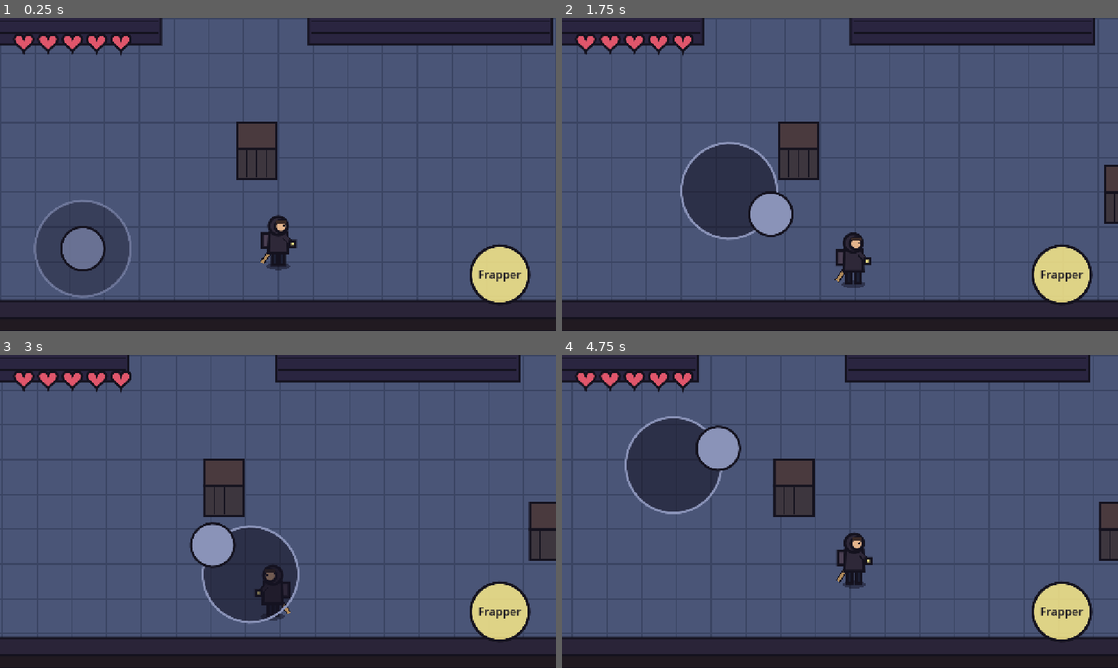
Above: before the commit, frames 1-4 (two rows, left to right).
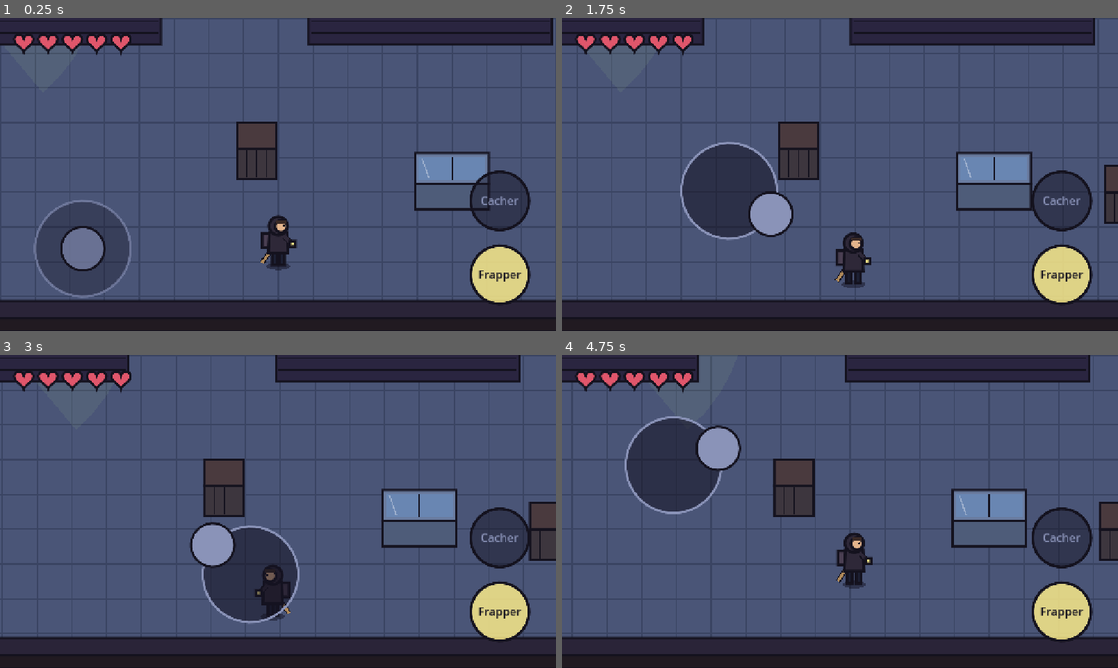
Above: after the commit, the same moments.

Repository: Krocky/zombie-escape
Game: Godot game, scene res://scenes/niveau.tscn
Same seed, same stepped clock (60 frames per second), same inputs: the game is played once before the commit and once after it.
Inputs (mouse positions are in pixels of both pictures, inside the frame that each line leads up to):
- Up to frame 1 (0.25 s): no input
- Up to frame 2 (1.75 s): tap Enter at 0.5 s; move the mouse to (962, 158) at 0.52 s; click (962, 158) at 0.67 s; tap Space at 1.25 s; drag from (728, 190) to (812, 237) at 1.27 s
- Up to frame 3 (3 s): move the mouse to (333, 442) at 2.02 s; click (333, 442) at 2.17 s; drag from (250, 574) to (111, 464) at 2.77 s
- Up to frame 4 (4.75 s): move the mouse to (1006, 558) at 3.52 s; click (1006, 558) at 3.67 s; tap Enter at 4.25 s; drag from (673, 464) to (756, 433) at 4.27 s

The runs differ from the first frame. In frame 1, 3.1% of the frame differs, in the area x 74-96%, y 42-69%; in frame 2, 3.2%; in frame 3, 3.2%; in frame 4, 3.2%, in the area x 70-96%, y 42-69%.

Commit message:
Lot 1 étape (d) : cachettes, vue en cône, bruit et recherche des zombies
Co-Authored-By: Claude Opus 5.5 <noreply@anthropic.com>
Claude-Session: https://claude.ai/code/session_01HtEy4yENqrimfXArnMF98u

Diff:
--- a/data/palette.gd
+++ b/data/palette.gd
@@ -39,6 +39,8 @@
 const ZOMBIE_TSHIRT := Color("5a5266")
 const ZOMBIE_PANTALON := Color("2c3044")
 const ZOMBIE_YEUX := Color("f2e6a0")
+const ZOMBIE_VUE := Color(0.56, 0.69, 0.54, 0.13)          # cône de vue calme
+const ZOMBIE_VUE_ALERTE := Color(0.88, 0.34, 0.42, 0.16)   # cône de vue en poursuite
 
 # Interface
 const UI_FOND := Color(0.08, 0.07, 0.13, 0.55)
--- a/data/reglages.gd
+++ b/data/reglages.gd
@@ -8,6 +8,13 @@
 const HEROS_PV := 5                   # nombre de cœurs du héros
 const HEROS_INVULNERABLE := 1.0       # secondes où il ne prend plus de coup après avoir été touché
 const HEROS_RECUL := 400.0            # force du recul quand un zombie le touche
+
+# --- Bruit (les zombies entendent jusqu'à cette distance) ---
+const BRUIT_PAS := 130.0              # bruit des pas quand le héros marche
+const BRUIT_ATTAQUE := 450.0          # bruit d'un coup de batte
+
+# --- Cachettes ---
+const CACHETTE_PORTEE := 70.0         # distance pour pouvoir se cacher
 
 # --- Attaque du héros (batte) ---
 const ATTAQUE_DEGATS := 1             # cœurs enlevés au zombie à chaque coup
@@ -30,9 +37,11 @@
 const ZOMBIE_RAPIDE_DEGATS := 1
 
 # --- Tous les zombies ---
-const ZOMBIE_DISTANCE_DETECTION := 350.0   # à cette distance, le zombie te repère
-const ZOMBIE_DISTANCE_ABANDON := 600.0     # plus loin que ça, il commence à t'oublier
-const ZOMBIE_DELAI_ABANDON := 2.0          # secondes loin de lui avant qu'il abandonne
+const ZOMBIE_VUE_DISTANCE := 380.0             # jusqu'où il voit quand il se promène
+const ZOMBIE_VUE_DISTANCE_POURSUITE := 600.0   # jusqu'où il voit quand il te poursuit
+const ZOMBIE_VUE_ANGLE := 100.0                # largeur du cône de vue, en degrés
+const ZOMBIE_DELAI_ABANDON := 2.0              # secondes sans te voir avant de te chercher
+const ZOMBIE_DELAI_RECHERCHE := 3.0            # secondes à te chercher avant de repartir
 const ZOMBIE_PORTEE_CONTACT := 45.0       # distance à laquelle il te touche
 const ZOMBIE_DELAI_DEGATS := 1.0          # secondes entre deux coups du même zombie
 const ZOMBIE_RECUL := 350.0               # force du recul quand tu le frappes
--- /dev/null
+++ b/scenes/cachette.tscn
@@ -0,0 +1,6 @@
+[gd_scene load_steps=2 format=3]
+
+[ext_resource type="Script" path="res://scripts/cachette.gd" id="1_cachette"]
+
+[node name="Cachette" type="StaticBody2D" groups=["cachettes"]]
+script = ExtResource("1_cachette")
--- a/scenes/heros.tscn
+++ b/scenes/heros.tscn
@@ -6,6 +6,8 @@
 radius = 14.0
 
 [node name="Heros" type="CharacterBody2D"]
+collision_layer = 2
+collision_mask = 5
 motion_mode = 1
 script = ExtResource("1_heros")
 
--- a/scenes/hud.tscn
+++ b/scenes/hud.tscn
@@ -25,4 +25,19 @@
 grow_vertical = 0
 texte = "Frapper"
 
+[node name="BoutonCacher" parent="." instance=ExtResource("3_bouton")]
+anchors_preset = 3
+anchor_left = 1.0
+anchor_top = 1.0
+anchor_right = 1.0
+anchor_bottom = 1.0
+offset_left = -200.0
+offset_top = -370.0
+offset_right = -60.0
+offset_bottom = -230.0
+grow_horizontal = 0
+grow_vertical = 0
+texte = "Cacher"
+actif = false
+
 [node name="JaugePV" parent="." instance=ExtResource("4_jauge")]
--- a/scenes/niveau.tscn
+++ b/scenes/niveau.tscn
@@ -1,15 +1,17 @@
-[gd_scene load_steps=6 format=3]
+[gd_scene load_steps=7 format=3]
 
 [ext_resource type="Script" path="res://scripts/niveau.gd" id="1_niveau"]
 [ext_resource type="PackedScene" path="res://scenes/mur.tscn" id="2_mur"]
 [ext_resource type="PackedScene" path="res://scenes/heros.tscn" id="3_heros"]
 [ext_resource type="PackedScene" path="res://scenes/hud.tscn" id="4_hud"]
 [ext_resource type="PackedScene" path="res://scenes/zombie.tscn" id="5_zombie"]
+[ext_resource type="PackedScene" path="res://scenes/cachette.tscn" id="6_cachette"]
 
 [node name="Niveau" type="Node2D"]
 script = ExtResource("1_niveau")
 
 [node name="Monde" type="Node2D" parent="."]
+z_index = 1
 y_sort_enabled = true
 
 [node name="MurHaut" parent="Monde" instance=ExtResource("2_mur")]
@@ -96,6 +98,18 @@
 hauteur = 70.0
 style = 2
 
+[node name="Carton1" parent="Monde" instance=ExtResource("6_cachette")]
+position = Vector2(1000, 480)
+
+[node name="Carton2" parent="Monde" instance=ExtResource("6_cachette")]
+position = Vector2(250, 870)
+
+[node name="Congelateur" parent="Monde" instance=ExtResource("6_cachette")]
+position = Vector2(1600, 1320)
+style = 1
+taille = Vector2(170, 70)
+hauteur = 60.0
+
 [node name="Heros" parent="Monde" instance=ExtResource("3_heros")]
 position = Vector2(1200, 1450)
 
--- a/scenes/zombie.tscn
+++ b/scenes/zombie.tscn
@@ -6,9 +6,14 @@
 radius = 16.0
 
 [node name="Zombie" type="CharacterBody2D" groups=["zombies"]]
+collision_layer = 4
+collision_mask = 7
 motion_mode = 1
 script = ExtResource("1_zombie")
 
 [node name="CollisionShape2D" type="CollisionShape2D" parent="."]
 position = Vector2(0, -8)
 shape = SubResource("CircleShape2D_pieds")
+
+[node name="Cone" type="Node2D" parent="."]
+z_index = -1
--- a/scripts/bouton_tactile.gd
+++ b/scripts/bouton_tactile.gd
@@ -3,7 +3,10 @@
 
 signal appuye
 
-@export var texte := "Bouton"
+@export var texte := "Bouton":
+	set(valeur):
+		texte = valeur
+		queue_redraw()
 @export var couleur := Color.WHITE
 ## Un bouton inactif est grisé et ne réagit pas.
 @export var actif := true:
--- /dev/null
+++ b/scripts/cachette.gd
@@ -0,0 +1,72 @@
+extends StaticBody2D
+## Une cachette (carton ou congélateur). Le héros s'y cache tout près.
+## position = milieu du bord bas de l'emprise au sol.
+
+enum Style { CARTON, CONGELATEUR }
+
+@export var style := Style.CARTON
+@export var taille := Vector2(110, 70)   # emprise au sol (collision)
+@export var hauteur := 70.0              # hauteur de la face avant dessinée
+
+var _occupee := false
+var _temps := 0.0
+
+
+## Distance entre un point et le bord de la cachette (0 si dedans).
+func distance_a(point: Vector2) -> float:
+	var emprise := Rect2(global_position + Vector2(-taille.x / 2.0, -taille.y), taille)
+	var proche := point.clamp(emprise.position, emprise.end)
+	return point.distance_to(proche)
+
+
+func occuper(occupee: bool) -> void:
+	_occupee = occupee
+	queue_redraw()
+
+
+func _ready() -> void:
+	var forme := RectangleShape2D.new()
+	forme.size = taille
+	var collision := CollisionShape2D.new()
+	collision.shape = forme
+	collision.position = Vector2(0, -taille.y / 2.0)
+	add_child(collision)
+
+
+func _process(delta: float) -> void:
+	if _occupee:
+		_temps += delta
+		queue_redraw()
+
+
+func _draw() -> void:
+	var gauche := -taille.x / 2.0
+	var r_face := Rect2(gauche, -hauteur, taille.x, hauteur)
+	var r_dessus := Rect2(gauche, -taille.y - hauteur, taille.x, taille.y)
+	if style == Style.CARTON:
+		Dessin.rect(self, r_face, Palette.CARTON_FACE)
+		Dessin.rect(self, r_dessus, Palette.CARTON)
+		# Scotch sur le dessus
+		draw_rect(Rect2(-6, r_dessus.position.y + 2, 12, taille.y - 4), Palette.LAMPE_DOUCE * Color(1, 1, 1, 0.6))
+		if _occupee:
+			# Le rabat est entrouvert : on voit deux yeux qui regardent
+			Dessin.rect(self, Rect2(gauche + 14, r_dessus.position.y - 6, taille.x - 28, 18), Palette.CONTOUR, false)
+			_yeux(Vector2(0, r_dessus.position.y + 3))
+	else:
+		Dessin.rect(self, r_face, Palette.CONGELATEUR_FACE)
+		Dessin.rect(self, r_dessus, Palette.CONGELATEUR)
+		# Couvercle vitré en deux parties
+		var vitre := r_dessus.grow(-8)
+		draw_rect(vitre, Palette.FENETRE * Color(1, 1, 1, 0.5))
+		draw_line(Vector2(0, vitre.position.y), Vector2(0, vitre.end.y), Palette.CONTOUR, 3.0)
+		draw_line(vitre.position + Vector2(8, 4), vitre.position + Vector2(24, vitre.size.y - 4), Color(1, 1, 1, 0.35), 3.0)
+		if _occupee:
+			_yeux(vitre.get_center() + Vector2(-taille.x / 4.0, 0))
+
+
+func _yeux(centre: Vector2) -> void:
+	# Le héros jette des coups d'œil à gauche et à droite
+	var regard := sin(_temps * 1.5) * 2.0
+	for dx in [-7.0, 7.0]:
+		draw_circle(centre + Vector2(dx, 0), 5.0, Palette.UI_TEXTE)
+		draw_circle(centre + Vector2(dx + regard, 0), 2.2, Palette.CONTOUR)
--- a/scripts/heros.gd
+++ b/scripts/heros.gd
@@ -6,6 +6,8 @@
 signal attaque(origine: Vector2, sens: Vector2)
 signal pv_change(pv: int, pv_max: int)
 signal mort
+## Le héros fait du bruit (pas, coups) : le niveau prévient les zombies.
+signal bruit(origine: Vector2, rayon: float)
 
 const DUREE_COUP := 0.2
 
@@ -17,6 +19,8 @@
 var _invulnerable := 0.0
 var _recharge_attaque := 0.0
 var _coup := 0.0   # temps restant de l'animation de coup de batte
+var _cache := false
+var _temps_pas := 0.0
 
 
 func _ready() -> void:
@@ -30,16 +34,30 @@
 
 ## Appelé par le niveau quand on appuie sur Frapper.
 func attaquer() -> void:
-	if _pv <= 0 or _recharge_attaque > 0.0:
+	if _pv <= 0 or _cache or _recharge_attaque > 0.0:
 		return
 	_recharge_attaque = Reglages.ATTAQUE_DELAI
 	_coup = DUREE_COUP
 	attaque.emit(global_position, Vector2(-1 if _regarde_gauche else 1, 0))
+	bruit.emit(global_position, Reglages.BRUIT_ATTAQUE)
+
+
+## Appelé par le niveau : le héros entre dans une cachette (invisible, immobile, silencieux).
+func se_cacher() -> void:
+	_cache = true
+	visible = false
+	collision_layer = 0
+
+
+func sortir_cachette() -> void:
+	_cache = false
+	visible = true
+	collision_layer = 2
 
 
 ## Appelé par le niveau quand un zombie touche le héros.
 func recevoir_degats(degats: int, depuis: Vector2) -> void:
-	if _pv <= 0 or _invulnerable > 0.0:
+	if _pv <= 0 or _cache or _invulnerable > 0.0:
 		return
 	_pv = maxi(_pv - degats, 0)
 	_invulnerable = Reglages.HEROS_INVULNERABLE
@@ -63,13 +81,18 @@
 	_invulnerable = maxf(_invulnerable - delta, 0.0)
 	_recharge_attaque = maxf(_recharge_attaque - delta, 0.0)
 	_coup = maxf(_coup - delta, 0.0)
-	var direction := _direction if _pv > 0 else Vector2.ZERO
+	var direction := _direction if _pv > 0 and not _cache else Vector2.ZERO
+	# Bruit des pas, à intervalles réguliers quand il marche
+	_temps_pas -= delta
+	if direction != Vector2.ZERO and _temps_pas <= 0.0:
+		_temps_pas = 0.4
+		bruit.emit(global_position, Reglages.BRUIT_PAS)
 	velocity = direction * Reglages.HEROS_VITESSE + _recul
 	_recul = _recul.move_toward(Vector2.ZERO, 2000.0 * delta)
 	move_and_slide()
-	if absf(_direction.x) > 0.1:
-		_regarde_gauche = _direction.x < 0.0
-	if _direction != Vector2.ZERO:
+	if absf(direction.x) > 0.1:
+		_regarde_gauche = direction.x < 0.0
+	if direction != Vector2.ZERO:
 		_temps += delta
 	else:
 		_temps = 0.0
--- a/scripts/hud.gd
+++ b/scripts/hud.gd
@@ -3,13 +3,23 @@
 
 signal deplacement(direction: Vector2)
 signal attaque
+signal cacher
 
 
 func _ready() -> void:
 	$Joystick.direction_changee.connect(deplacement.emit)
 	$BoutonAttaquer.couleur = Palette.LAMPE
 	$BoutonAttaquer.appuye.connect(attaque.emit)
+	$BoutonCacher.couleur = Palette.CONGELATEUR
+	$BoutonCacher.appuye.connect(cacher.emit)
 
 
 func afficher_pv(pv: int, pv_max: int) -> void:
 	$JaugePV.afficher(pv, pv_max)
+
+
+## Le bouton Cacher n'est actif que près d'une cachette (ou pour en sortir).
+func etat_cachette(proche: bool, cache: bool) -> void:
+	$BoutonCacher.actif = proche or cache
+	$BoutonCacher.texte = "Sortir" if cache else "Cacher"
+	$BoutonAttaquer.actif = not cache
--- a/scripts/niveau.gd
+++ b/scripts/niveau.gd
@@ -6,6 +6,8 @@
 
 
 var _heros_mort := false
+var _cachette_proche: Node2D = null
+var _cachette_occupee: Node2D = null
 
 @onready var _heros := $Monde/Heros
 
@@ -16,6 +18,8 @@
 	_heros.attaque.connect(_sur_attaque)
 	_heros.pv_change.connect($HUD.afficher_pv)
 	_heros.mort.connect(_sur_mort)
+	_heros.bruit.connect(_sur_bruit)
+	$HUD.cacher.connect(_sur_cacher)
 	_heros.regler_limites_camera(Rect2(Vector2.ZERO, TAILLE))
 	for zombie in get_tree().get_nodes_in_group("zombies"):
 		zombie.touche_heros.connect(_heros.recevoir_degats)
@@ -23,9 +27,35 @@
 
 func _physics_process(_delta: float) -> void:
 	# Chaque zombie connaît la position du héros (il décide lui-même s'il le voit).
-	var position_heros: Vector2 = Vector2.INF if _heros_mort else _heros.global_position
+	var detectable := not _heros_mort and _cachette_occupee == null
 	for zombie in get_tree().get_nodes_in_group("zombies"):
-		zombie.connaitre_position_heros(position_heros)
+		zombie.connaitre_heros(_heros.global_position, detectable)
+	# Cachette la plus proche, à portée
+	_cachette_proche = null
+	if not _heros_mort:
+		var meilleure := Reglages.CACHETTE_PORTEE
+		for cachette in get_tree().get_nodes_in_group("cachettes"):
+			var d: float = cachette.distance_a(_heros.global_position)
+			if d <= meilleure:
+				meilleure = d
+				_cachette_proche = cachette
+	$HUD.etat_cachette(_cachette_proche != null, _cachette_occupee != null)
+
+
+func _sur_cacher() -> void:
+	if _cachette_occupee:
+		_cachette_occupee.occuper(false)
+		_cachette_occupee = null
+		_heros.sortir_cachette()
+	elif _cachette_proche and not _heros_mort:
+		_cachette_occupee = _cachette_proche
+		_cachette_occupee.occuper(true)
+		_heros.se_cacher()
+
+
+func _sur_bruit(origine: Vector2, rayon: float) -> void:
+	for zombie in get_tree().get_nodes_in_group("zombies"):
+		zombie.entendre(origine, rayon)
 
 
 ## La batte touche les zombies proches, devant le héros (ou juste au-dessus/en dessous).
--- a/scripts/zombie.gd
+++ b/scripts/zombie.gd
@@ -1,13 +1,16 @@
 extends CharacterBody2D
-## Un zombie : il patrouille, poursuit le héros s'il le repère, puis abandonne.
-## Le niveau lui donne la position du héros (connaitre_position_heros).
+## Un zombie : il patrouille, voit le héros dans son cône de vue, entend le bruit,
+## poursuit, cherche là où il l'a perdu, puis retourne patrouiller.
+## Le niveau lui donne la position du héros (connaitre_heros) et les bruits (entendre).
 ## Origine = aux pieds (tri par Y).
 
 ## Le zombie touche le héros : le niveau transmet les dégâts.
 signal touche_heros(degats: int, depuis: Vector2)
 
 enum Type { LENT, RAPIDE }
-enum Etat { PATROUILLE, POURSUITE, RETOUR }
+enum Etat { PATROUILLE, POURSUITE, CHERCHE, RETOUR }
+
+const MASQUE_DECOR := 1   # couche physique des murs et cachettes (bloquent la vue)
 
 @export var type := Type.LENT
 ## Point de patrouille, relatif à la position de départ : il fait l'aller-retour.
@@ -16,9 +19,12 @@
 var _etat := Etat.PATROUILLE
 var _depart := Vector2.ZERO
 var _vers_bout := true
-var _position_heros := Vector2.INF
-var _temps_loin := 0.0
-var _regarde_gauche := false
+var _position_heros := Vector2.ZERO
+var _heros_detectable := false
+var _point_recherche := Vector2.ZERO   # là où il a vu ou entendu le héros pour la dernière fois
+var _temps_sans_voir := 0.0
+var _temps_recherche := 0.0
+var _regard := Vector2.RIGHT           # direction du regard (cône de vue)
 var _temps := 0.0
 var _pv := 1
 var _recul := Vector2.ZERO
@@ -28,13 +34,28 @@
 var _disparition := 0.0   # > 0 : le zombie est battu et disparaît
 
 
-func connaitre_position_heros(position_heros: Vector2) -> void:
+## detectable = faux quand le héros est caché ou K.O.
+func connaitre_heros(position_heros: Vector2, detectable: bool) -> void:
 	_position_heros = position_heros
+	_heros_detectable = detectable
+
+
+## Un bruit a été fait en « origine » ; il porte jusqu'à « rayon ».
+func entendre(origine: Vector2, rayon: float) -> void:
+	if _disparition > 0.0 or _etat == Etat.POURSUITE:
+		return
+	if global_position.distance_to(origine) <= rayon:
+		_point_recherche = origine
+		_changer_etat(Etat.CHERCHE)
 
 
 func _ready() -> void:
 	_depart = global_position
 	_pv = Reglages.ZOMBIE_LENT_PV if type == Type.LENT else Reglages.ZOMBIE_RAPIDE_PV
+	if patrouille != Vector2.ZERO:
+		_regard = patrouille.normalized()
+	# Le cône est dessiné sur un enfant placé sous les personnages et le décor
+	$Cone.draw.connect(_dessiner_cone)
 
 
 ## Appelé par le niveau quand la batte du héros le touche.
@@ -45,6 +66,8 @@
 	_recul = depuis.direction_to(global_position) * Reglages.ZOMBIE_RECUL
 	_etourdi = Reglages.ZOMBIE_ETOURDI
 	_flash = 0.15
+	_point_recherche = depuis
+	_regard = global_position.direction_to(depuis)
 	_changer_etat(Etat.POURSUITE)
 	if _pv <= 0:
 		# Battu : il tombe et disparaît en fumée (pas de gore)
@@ -58,9 +81,31 @@
 
 
 func _vitesse() -> float:
+	var poursuite := _etat == Etat.POURSUITE or _etat == Etat.CHERCHE
 	if type == Type.LENT:
-		return Reglages.ZOMBIE_LENT_VITESSE if _etat == Etat.POURSUITE else Reglages.ZOMBIE_LENT_VITESSE_PATROUILLE
-	return Reglages.ZOMBIE_RAPIDE_VITESSE if _etat == Etat.POURSUITE else Reglages.ZOMBIE_RAPIDE_VITESSE_PATROUILLE
+		return Reglages.ZOMBIE_LENT_VITESSE if poursuite else Reglages.ZOMBIE_LENT_VITESSE_PATROUILLE
+	return Reglages.ZOMBIE_RAPIDE_VITESSE if poursuite else Reglages.ZOMBIE_RAPIDE_VITESSE_PATROUILLE
+
+
+func _portee_vue() -> float:
+	return Reglages.ZOMBIE_VUE_DISTANCE_POURSUITE if _etat == Etat.POURSUITE else Reglages.ZOMBIE_VUE_DISTANCE
+
+
+## Le zombie voit-il le héros ? Dans le cône, assez près, et pas caché derrière un mur.
+func _voit_heros() -> bool:
+	if not _heros_detectable:
+		return false
+	var vers_heros := _position_heros - global_position
+	var distance := vers_heros.length()
+	if distance > _portee_vue():
+		return false
+	var dans_cone := distance < Reglages.ZOMBIE_PORTEE_CONTACT * 1.5 \
+		or rad_to_deg(absf(_regard.angle_to(vers_heros))) <= Reglages.ZOMBIE_VUE_ANGLE / 2.0
+	if not dans_cone:
+		return false
+	var rayon := PhysicsRayQueryParameters2D.create(
+		global_position + Vector2(0, -8), _position_heros + Vector2(0, -8), MASQUE_DECOR, [get_rid()])
+	return get_world_2d().direct_space_state.intersect_ray(rayon).is_empty()
 
 
 func _physics_process(delta: float) -> void:
@@ -68,32 +113,47 @@
 	if _disparition > 0.0:
 		_disparition -= delta
 		queue_redraw()
+		$Cone.visible = false
 		if _disparition <= 0.0:
 			queue_free()
 		return
 	_etourdi = maxf(_etourdi - delta, 0.0)
 	_delai_coup = maxf(_delai_coup - delta, 0.0)
-	var distance_heros := global_position.distance_to(_position_heros)
+
+	var voit := _voit_heros()
+	if voit:
+		_point_recherche = _position_heros
+		if _etat != Etat.POURSUITE:
+			_changer_etat(Etat.POURSUITE)
+
 	var cible := global_position
 	match _etat:
-		Etat.PATROUILLE, Etat.RETOUR:
-			if distance_heros < Reglages.ZOMBIE_DISTANCE_DETECTION:
-				_changer_etat(Etat.POURSUITE)
-			elif _etat == Etat.RETOUR:
-				cible = _depart
-				if global_position.distance_to(_depart) < 10.0:
-					_changer_etat(Etat.PATROUILLE)
-			else:
-				cible = _depart + patrouille if _vers_bout else _depart
-				if global_position.distance_to(cible) < 10.0:
-					_vers_bout = not _vers_bout
+		Etat.PATROUILLE:
+			cible = _depart + patrouille if _vers_bout else _depart
+			if global_position.distance_to(cible) < 10.0:
+				_vers_bout = not _vers_bout
 		Etat.POURSUITE:
-			cible = _position_heros
-			_temps_loin = _temps_loin + delta if distance_heros > Reglages.ZOMBIE_DISTANCE_ABANDON else 0.0
-			if _temps_loin > Reglages.ZOMBIE_DELAI_ABANDON:
+			# Il fonce vers le héros, ou vers l'endroit où il l'a vu pour la dernière fois
+			cible = _point_recherche
+			_temps_sans_voir = 0.0 if voit else _temps_sans_voir + delta
+			if not voit and (_temps_sans_voir > Reglages.ZOMBIE_DELAI_ABANDON or global_position.distance_to(cible) < 10.0):
+				_changer_etat(Etat.CHERCHE)
+		Etat.CHERCHE:
+			# Il va voir, puis regarde autour de lui un moment
+			cible = _point_recherche
+			if global_position.distance_to(cible) < 10.0 or get_slide_collision_count() > 0 and velocity.length() < 5.0:
+				cible = global_position
+				_temps_recherche += delta
+				_regard = _regard.rotated(sin(_temps_recherche * 2.0) * 2.5 * delta)
+			if _temps_recherche > Reglages.ZOMBIE_DELAI_RECHERCHE:
 				_changer_etat(Etat.RETOUR)
-
-	if _etat == Etat.POURSUITE and distance_heros < Reglages.ZOMBIE_PORTEE_CONTACT and _delai_coup == 0.0 and _etourdi == 0.0:
+		Etat.RETOUR:
+			cible = _depart
+			if global_position.distance_to(_depart) < 10.0:
+				_changer_etat(Etat.PATROUILLE)
+
+	if voit and global_position.distance_to(_position_heros) < Reglages.ZOMBIE_PORTEE_CONTACT \
+			and _delai_coup == 0.0 and _etourdi == 0.0:
 		_delai_coup = Reglages.ZOMBIE_DELAI_DEGATS
 		touche_heros.emit(_degats(), global_position)
 
@@ -103,19 +163,21 @@
 	velocity = direction * _vitesse() + _recul
 	_recul = _recul.move_toward(Vector2.ZERO, 2000.0 * delta)
 	move_and_slide()
-	if absf(direction.x) > 0.1:
-		_regarde_gauche = direction.x < 0.0
+	if direction != Vector2.ZERO:
+		_regard = _regard.slerp(direction, minf(8.0 * delta, 1.0)).normalized()
 	_temps += delta * (2.0 if _etat == Etat.POURSUITE else 1.0)
 	queue_redraw()
+	$Cone.queue_redraw()
 
 
 func _changer_etat(nouvel_etat: Etat) -> void:
 	_etat = nouvel_etat
-	_temps_loin = 0.0
+	_temps_sans_voir = 0.0
+	_temps_recherche = 0.0
 
 
 func _draw() -> void:
-	var s := -1.0 if _regarde_gauche else 1.0
+	var s := -1.0 if _regard.x < 0.0 else 1.0
 	var pas := sin(_temps * 8.0) * 4.0
 	var tangue := sin(_temps * 4.0) * 2.0
 	modulate = Color(2.0, 2.0, 2.0) if _flash > 0.0 else Color.WHITE  # éclair quand il est frappé
@@ -135,6 +197,8 @@
 		_dessiner_etoiles(Vector2(0, -116 if type == Type.LENT else -110))
 	elif _etat == Etat.POURSUITE and _disparition <= 0.0:
 		_dessiner_alerte(Vector2(0, -116 if type == Type.LENT else -110))
+	elif _etat == Etat.CHERCHE and _disparition <= 0.0:
+		_dessiner_question(Vector2(0, -116 if type == Type.LENT else -110))
 
 
 func _dessiner_gros(s: float, pas: float, tangue: float) -> void:
@@ -192,3 +256,21 @@
 		var c := p + Vector2(cos(a) * 18.0, sin(a) * 6.0 - 6.0)
 		draw_circle(c, 7.0, Palette.CONTOUR)
 		draw_circle(c, 5.0, Palette.LAMPE)
+
+
+func _dessiner_cone() -> void:
+	# Cône de vue dessiné au sol (repère pour le joueur), sans tenir compte des murs
+	var demi := deg_to_rad(Reglages.ZOMBIE_VUE_ANGLE / 2.0)
+	var points := PackedVector2Array([Vector2.ZERO])
+	for i in 13:
+		var a := _regard.angle() - demi + 2.0 * demi * i / 12.0
+		points.append(Vector2(cos(a), sin(a)) * _portee_vue())
+	var couleur := Palette.ZOMBIE_VUE_ALERTE if _etat == Etat.POURSUITE else Palette.ZOMBIE_VUE
+	$Cone.draw_colored_polygon(points, couleur)
+
+
+func _dessiner_question(p: Vector2) -> void:
+	# Point d'interrogation : le zombie te cherche
+	var police := ThemeDB.fallback_font
+	draw_string_outline(police, p + Vector2(-9, 4), "?", HORIZONTAL_ALIGNMENT_LEFT, -1, 36, 8, Palette.CONTOUR)
+	draw_string(police, p + Vector2(-9, 4), "?", HORIZONTAL_ALIGNMENT_LEFT, -1, 36, Palette.LAMPE)
Not shown, added: scripts/cachette.gd.uid
Not shown, changed: CLAUDE.md
